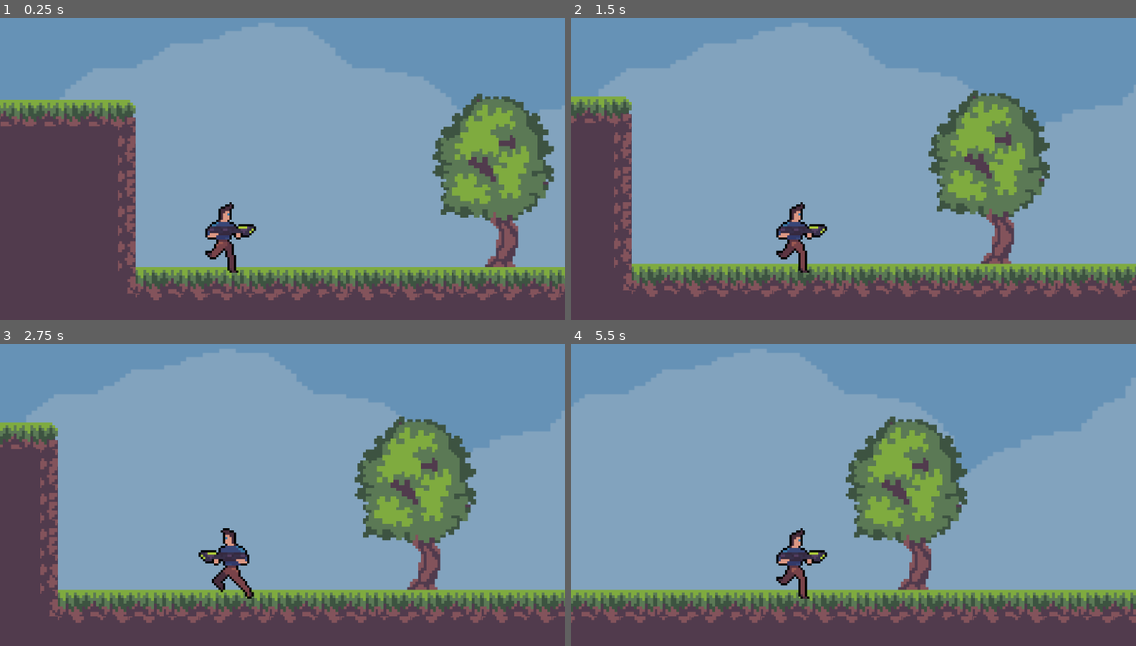
Above: before the commit, frames 1-4 (two rows, left to right).
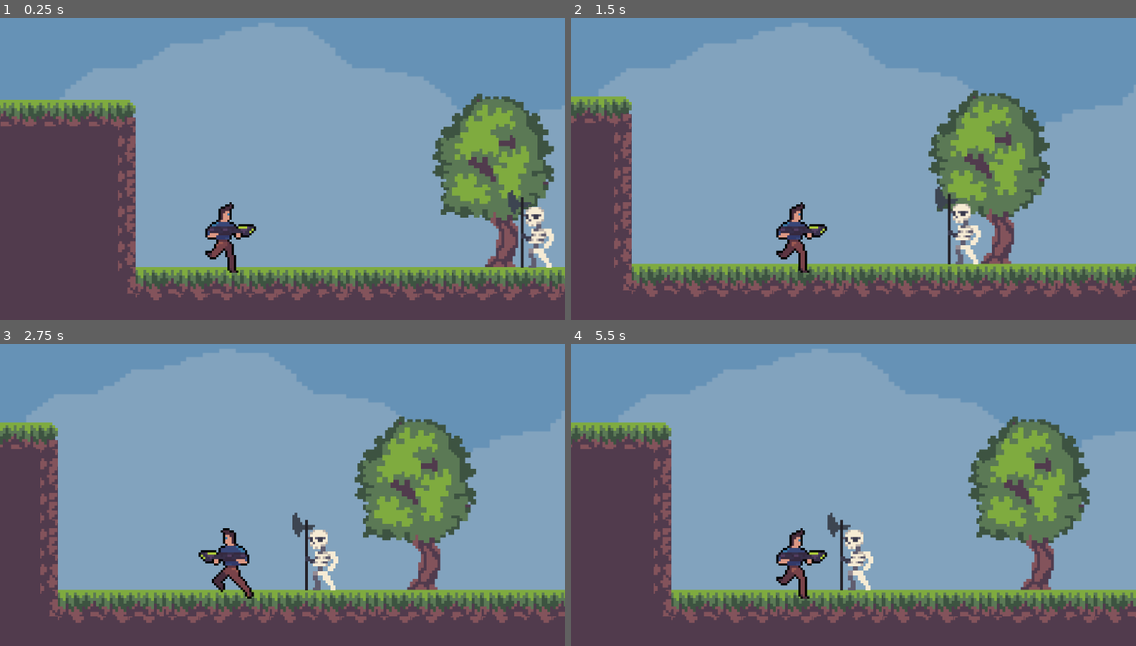
Above: after the commit, the same moments.

Repository: DavidFronGuiu/urban-octo-broccoli
Game: Godot game, scene res://Escenas/Mundo.tscn
The game is run twice, just before and just after one commit, with the same random seed, the same clock (stepped at 60 frames per second) and the same inputs.
Inputs:
- Up to frame 1 (0.25 s): no input
- Up to frame 2 (1.5 s): tap Enter (ui_accept) at 0.5, 0.77 s; hold Right (ui_right) from 0.53 s (still down)
- Up to frame 3 (2.75 s): tap Enter (ui_accept) at 1.52 s; release Right (ui_right) at 2.03 s; hold Left (ui_left) from 2.03 s (still down)
- Up to frame 4 (5.5 s): release Left (ui_left) at 2.78 s; hold Right (ui_right) 2.78-4.28 s; tap Enter (ui_accept) at 3.02, 3.77, 4.52 s; hold Left (ui_left) 4.28-5.03 s; hold Right (ui_right) from 5.03 s (still down)

The runs differ from the first frame. In frame 1, 0.9% of the frame differs, in the area x 89-99%, y 57-83%; in frame 2, 0.8%; in frame 3, 0.8%; in frame 4, 37%, in the area x 0-100%, y 1-93%.

Commit message:
Añadidos el enemigo

Diff:
--- a/Escenas/Mundo.tscn
+++ b/Escenas/Mundo.tscn
@@ -1,9 +1,10 @@
-[gd_scene load_steps=12 format=2]
+[gd_scene load_steps=13 format=2]
 
 [ext_resource path="res://Escenas/Jugador.tscn" type="PackedScene" id=1]
 [ext_resource path="res://Escenas/Background/Sky BG 1.png" type="Texture" id=2]
 [ext_resource path="res://Escenas/Background/Sky BG 2.png" type="Texture" id=3]
 [ext_resource path="res://Escenas/TileSet.png" type="Texture" id=4]
+[ext_resource path="res://ENEMIGO/enemigocaminado.tscn" type="PackedScene" id=5]
 
 [sub_resource type="ConvexPolygonShape2D" id=2]
 points = PoolVector2Array( 0, 32, 192, 32, 192, 64, 0, 64 )
@@ -208,3 +209,6 @@
 [node name="Sprite" type="Sprite" parent="ParallaxBackground/ParallaxLayer2"]
 scale = Vector2( 2, 1.5 )
 texture = ExtResource( 3 )
+
+[node name="KinematicBody2D" parent="." instance=ExtResource( 5 )]
+position = Vector2( 211, 112 )
